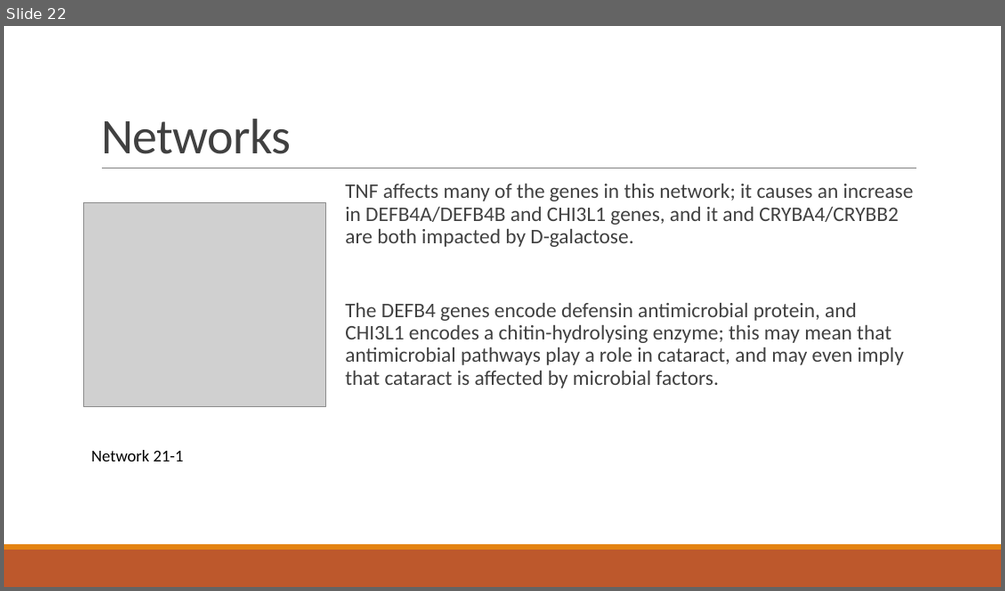
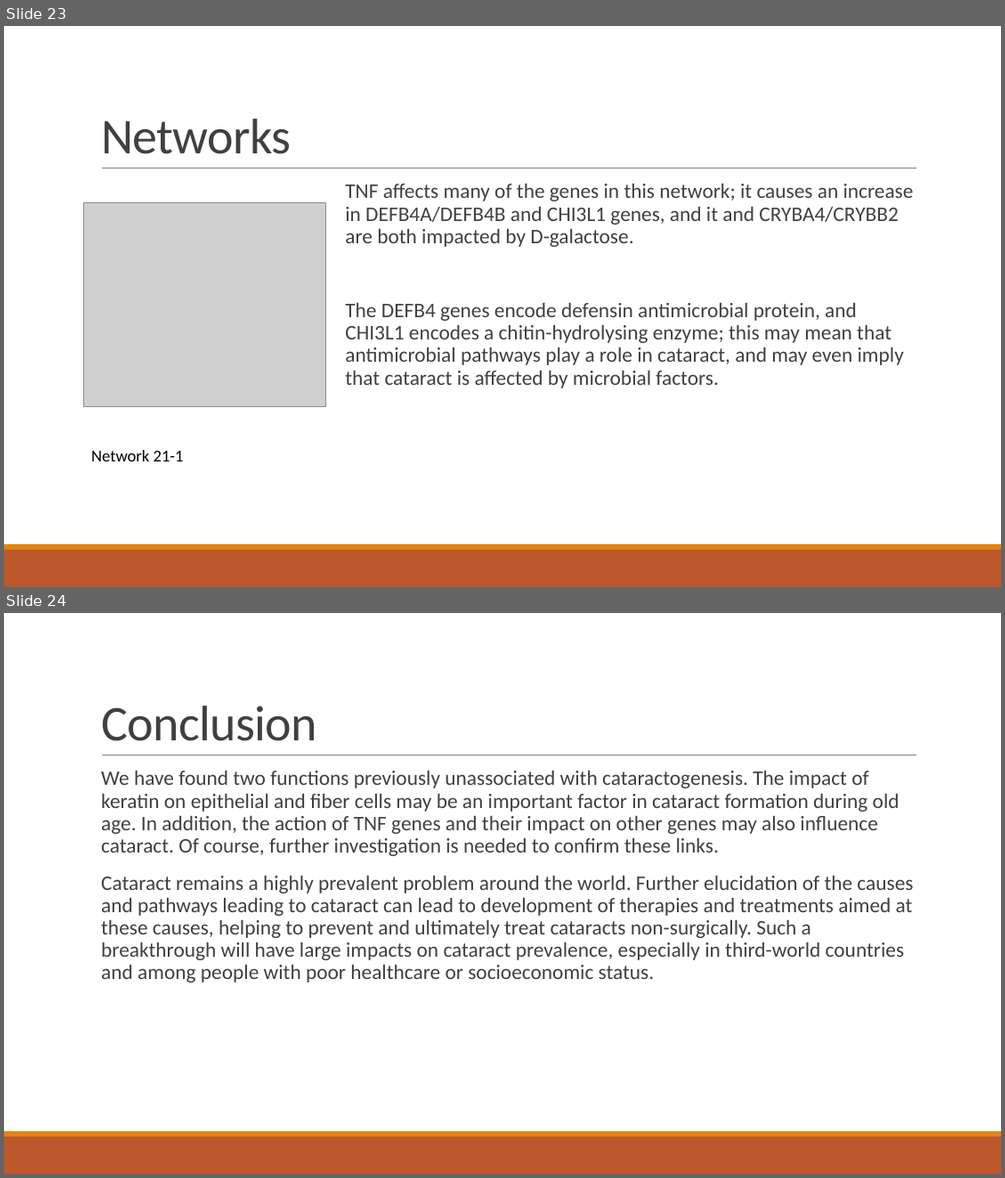
Before and after one commit to dyaom/REHS-2019, a slide deck: Cataract.pptx. Shown one above the other, each under a label of ours: slide 22 before the commit, slides 23 and 24 after it. The pictures are 1005x591 and 1005x1178 pixels, drawn with LibreOffice and Linux fonts; fonts in the diff are those of the drawing; grey boxes stand for pictures. Boxes give left, top, right and bottom in pixels: in the first picture for what was removed or moved away, otherwise in the second. Text is boxed around its words. In the diff, an @@ line names an element or a change of style, - is before the commit and + after.

```diff
--- a/Cataract.pptx
+++ b/Cataract.pptx
@@ slide 24 added at (x1=4, y1=613, x2=1001, y2=1174), background #FFFFFF; not listed: 3 template elements that a slide beside it also shows @@
@@ title added at (x1=101, y1=706, x2=317, y2=741), 48 pt, text #404040 @@
+Conclusion
@@ text added at (x1=101, y1=771, x2=913, y2=982), 20 pt, text #404040 @@
+  We have found two functions previously unassociated with cataractogenesis. The impact of keratin on epithelial and fiber cells may be an important factor in cataract formation during old age. In addition, the action of TNF genes and their impact on other genes may also influence cataract. Of course, further investigation is needed to confirm these links.
+  Cataract remains a highly prevalent problem around the world. Further elucidation of the causes and pathways leading to cataract can lead to development of therapies and treatments aimed at these causes, helping to prevent and ultimately treat cataracts non-surgically. Such a breakthrough will have large impacts on cataract prevalence, especially in third-world countries and among people with poor healthcare or socioeconomic status.
@@ what was slide 22 is now slide 23 @@
```
Also in this commit, not shown: 3 slides changed, 1 other slide added.
